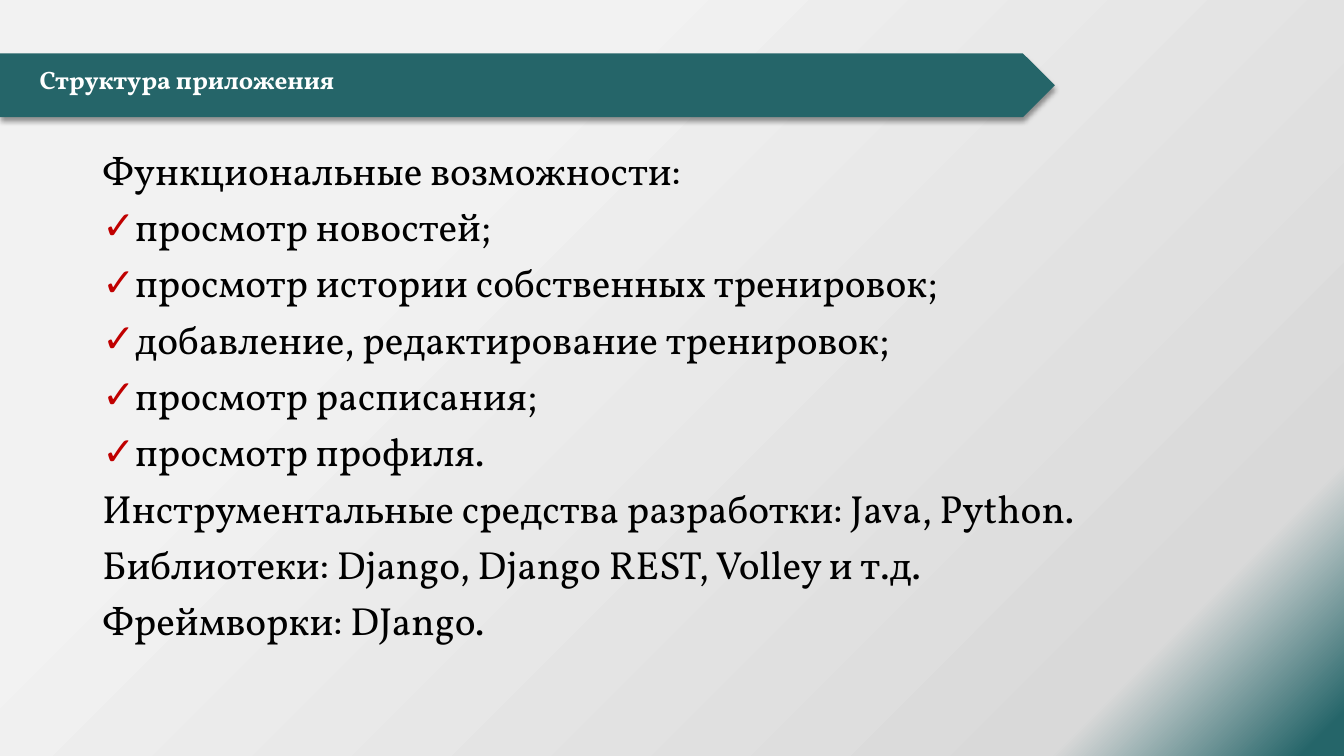
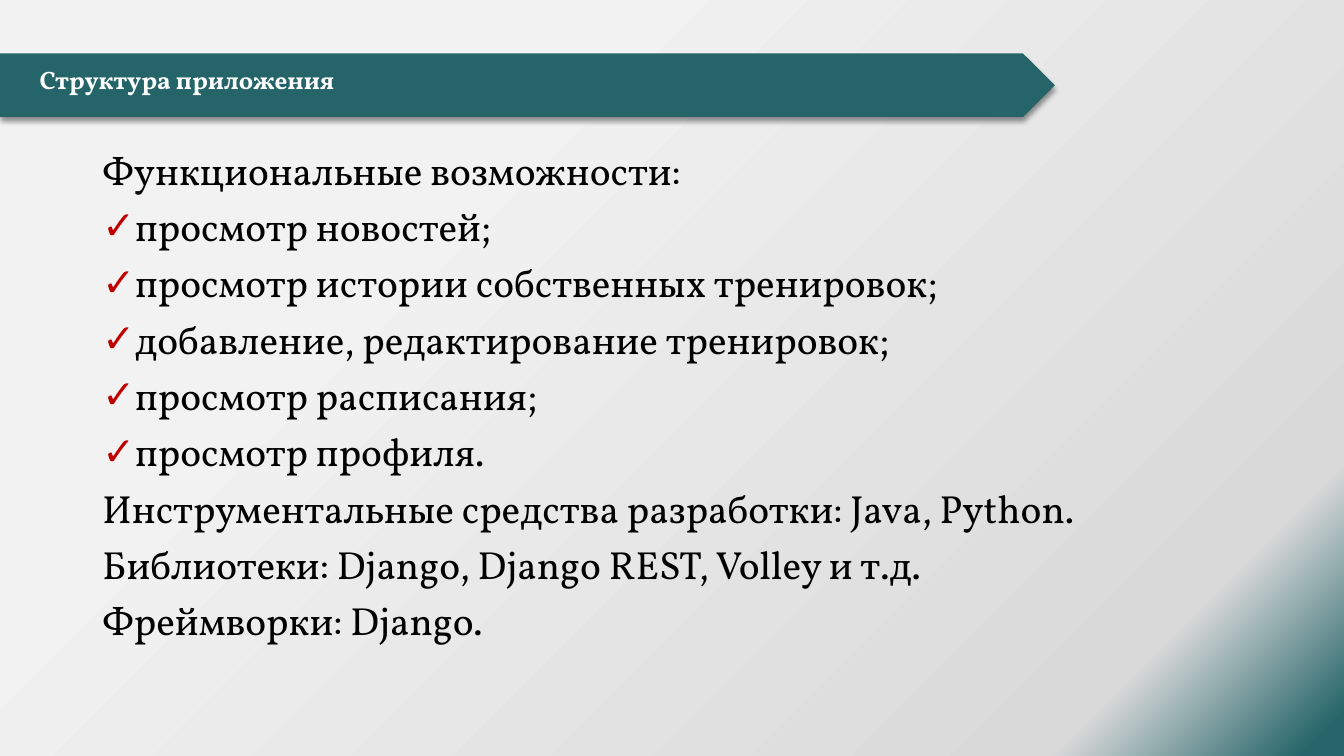
Before and after one commit to ALKOTS/Diplom, a slide deck: slide 4 of Данилин А.А.pptx. Drawn at 1344x756 pixels with LibreOffice and Linux fonts; fonts in the diff are those of the drawing; background and template pictures are left out. Boxes give left, top, right and bottom in pixels: in the first picture for what was removed or moved away, otherwise in the second. Text is boxed around its words. In the diff, an @@ line names an element or a change of style, - is before the commit and + after.

```diff
--- a/Данилин А.А.pptx
+++ b/Данилин А.А.pptx
@@ text at <box>102,607,482,645</box>: text changed @@
-Фреймворки: DJango.
+Фреймворки: Django.
```
Also in this commit, not shown: 4 other slides changed, 1 slide added, 3 other files.
